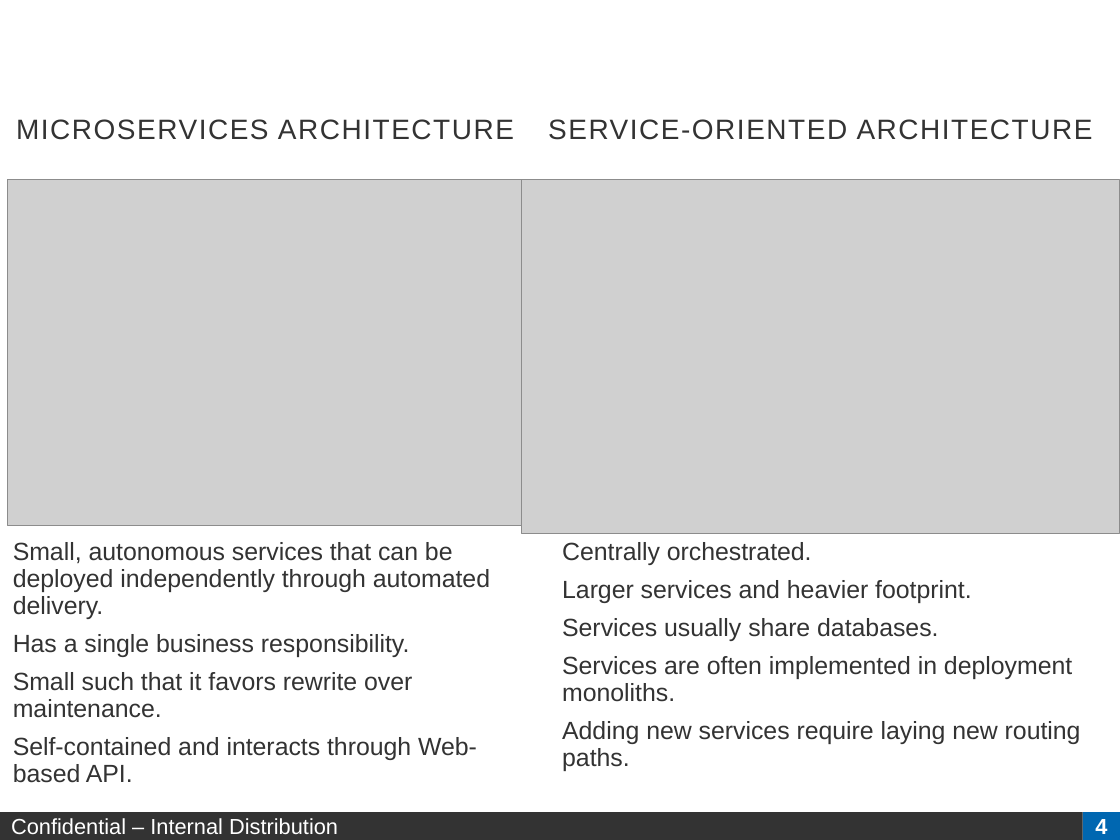
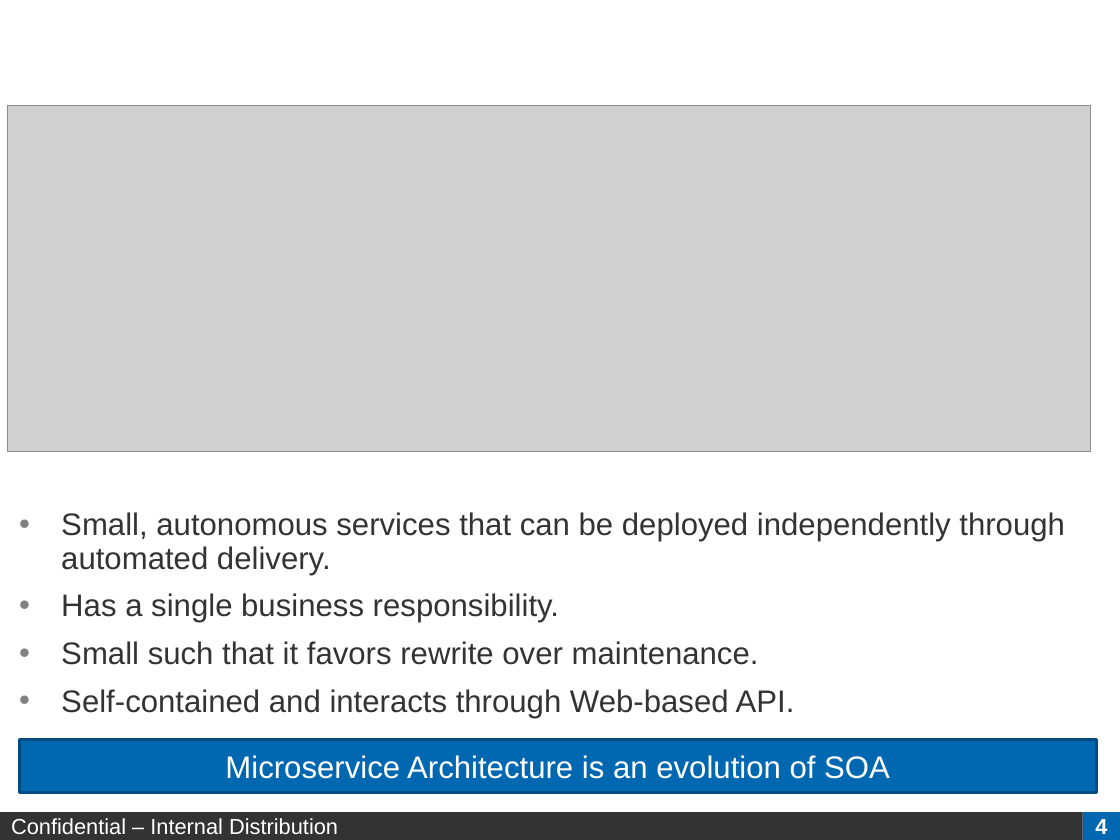
Before and after one commit to arpithparikh/ArchConf2015Collaboration, a slide deck: slide 4 of ArchConf2015-takeaways-v3.pptx. Drawn at 1120x840 pixels with LibreOffice and Linux fonts; fonts in the diff are those of the drawing; grey boxes stand for pictures; background and template pictures are left out. Boxes give left, top, right and bottom in pixels: in the first picture for what was removed or moved away, otherwise in the second. Text is boxed around its words. In the diff, an @@ line names an element or a change of style, - is before the commit and + after.

```diff
--- a/ArchConf2015-takeaways-v3.pptx
+++ b/ArchConf2015-takeaways-v3.pptx
@@ picture: place and size @@
-picture at <box>7,179,521,524</box>
+picture at <box>7,105,1090,450</box>
@@ text removed at <box>16,119,514,140</box> @@
-MICROSERVICES ARCHITECTURE
@@ text removed at <box>548,119,1093,140</box> @@
-SERVICE-ORIENTED ARCHITECTURE
@@ picture removed at <box>522,179,1120,533</box> @@
@@ text "Small, autonomous services that can ...": place and size @@
-text "Small, autonomous services that can ..." at <box>13,542,490,783</box>
+text "Small, autonomous services that can ..." at <box>61,512,1065,718</box>
@@ text "Small, autonomous services that can ..." at <box>61,512,1065,718</box>: size 16 to 20 pt; bullet none to •; more space between paragraphs @@
@@ text removed at <box>562,542,1081,771</box> @@
-Centrally orchestrated.
-Larger services and heavier footprint.
-Services usually share databases.
-Services are often implemented in deployment monoliths.
-Adding new services require laying new routing paths.
@@ rectangle added at <box>19,739,1096,792</box>, fill #0067B1, outline #004C83 2 pt, 20 pt, text #FFFFFF @@
+Microservice Architecture is an evolution of SOA
```
Also in this commit, not shown: 7 other slides changed, 1 slide added, 1 slide removed.
